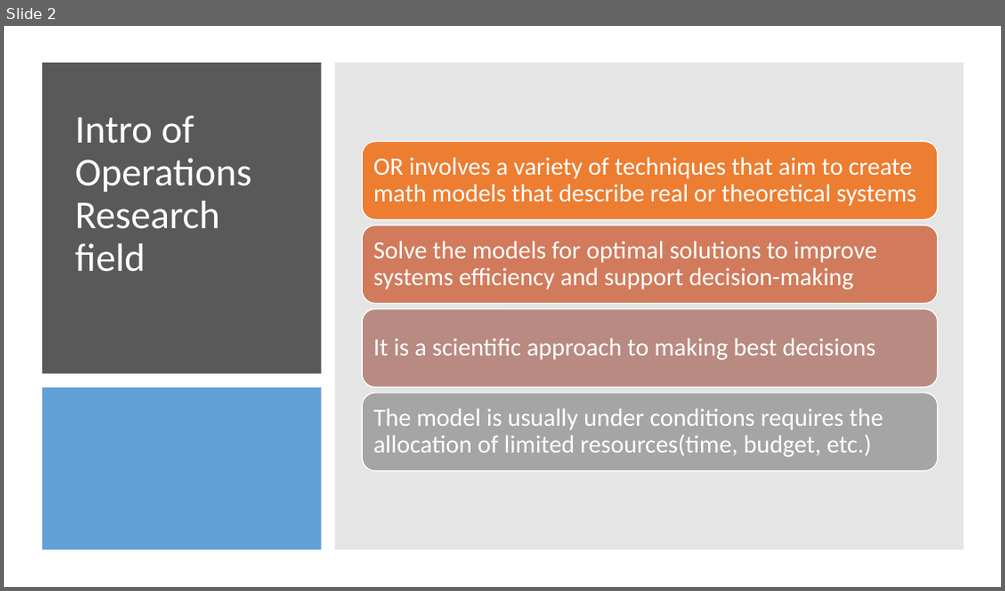
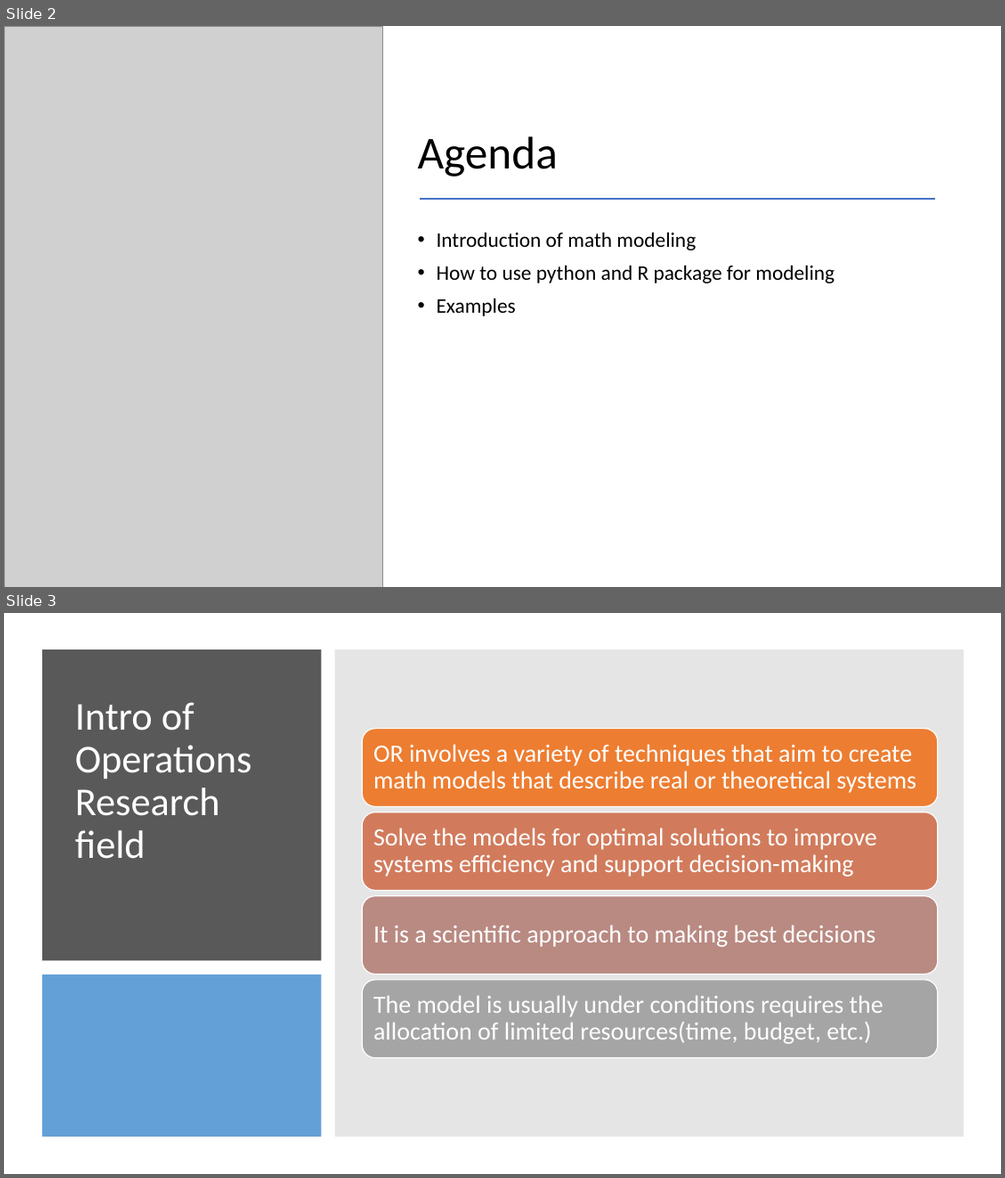
Before and after one commit to shuaiwang88/optimization_modeling_class_using_R_Pyomo, a slide deck: Intro of mathematic modeling for data scientist.pptx. Shown one above the other, each under a label of ours: slide 2 before the commit, slides 2 and 3 after it. The pictures are 1005x591 and 1005x1178 pixels, drawn with LibreOffice and Linux fonts; fonts in the diff are those of the drawing; grey boxes stand for pictures. Boxes give left, top, right and bottom in pixels: in the first picture for what was removed or moved away, otherwise in the second. Text is boxed around its words. In the diff, an @@ line names an element or a change of style, - is before the commit and + after.

```diff
--- a/Intro of mathematic modeling for data scientist.pptx
+++ b/Intro of mathematic modeling for data scientist.pptx
@@ slide 2 added at bbox=[4, 26, 1001, 587], background #FFFFFF @@
@@ picture added at bbox=[4, 26, 383, 587] @@
@@ title added at bbox=[418, 136, 558, 176], 44 pt, text #000000 @@
+Agenda
@@ line added from (420, 199) to (936, 199), #4472C4 1.5 pt @@
@@ text added at bbox=[437, 232, 834, 316], 20 pt, text #000000 @@
+• Introduction of math modeling
+• How to use python and R package for modeling
+• Examples
@@ what was slide 2 is now slide 3 @@
```
Also in this commit, not shown: 7 slides changed, 1 other slide added, 1 slide removed, 7 other files.
